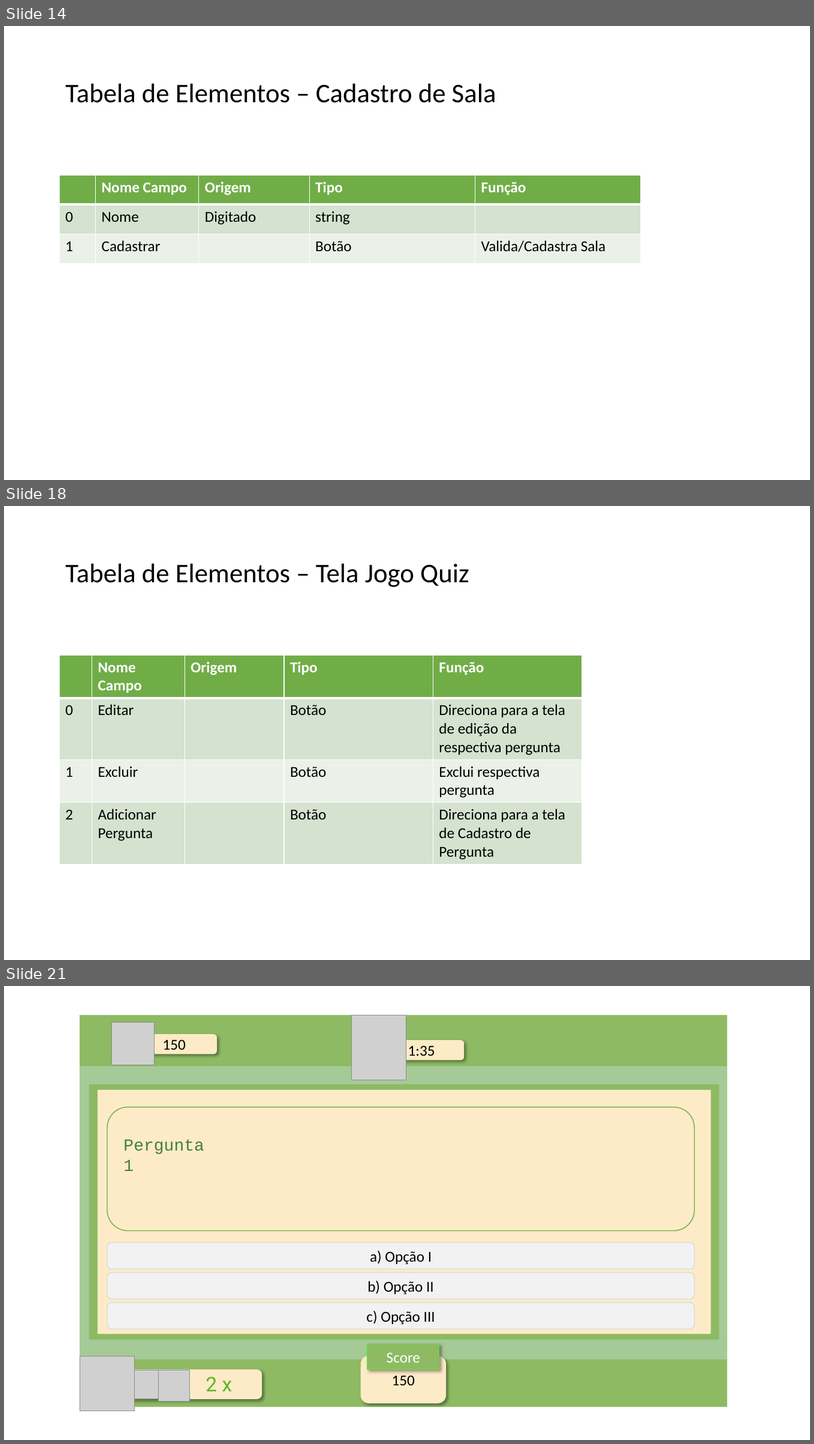
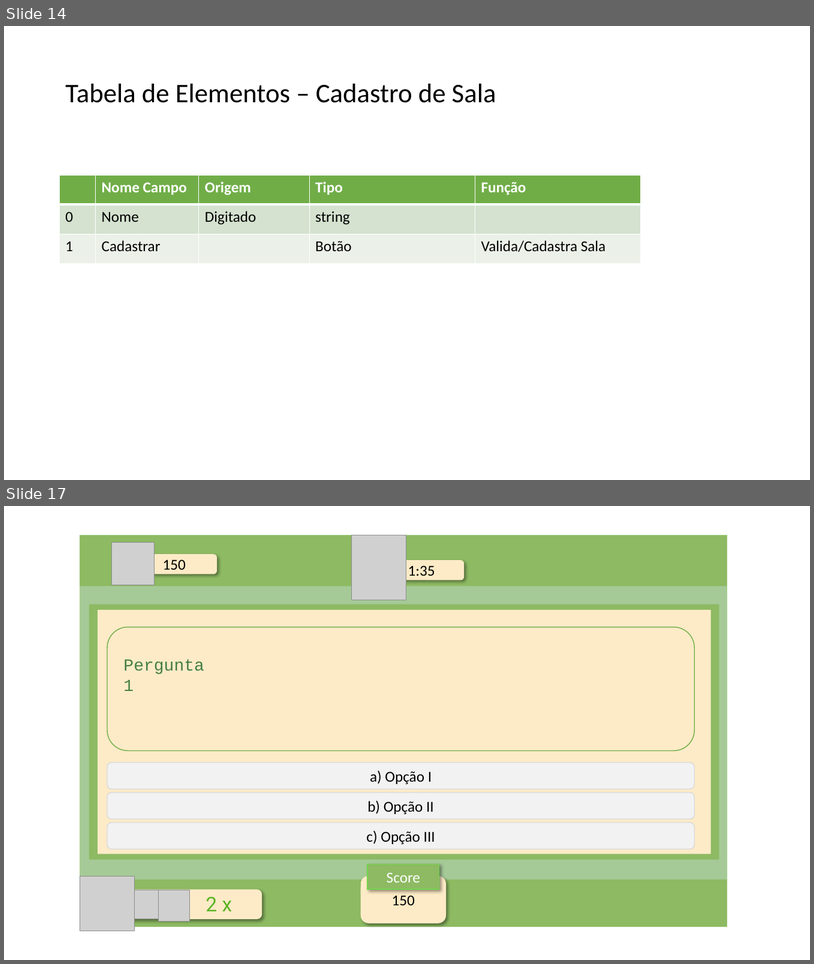
Before and after one commit to NathanReis/FTT-Recicla, a slide deck: DocumentacaoProjeto/Protótipo_Visual.pptx. Shown one above the other, each under a label of ours: slides 14, 18 and 21 before the commit, slides 14 and 17 after it; the slides between them are not shown. The pictures are 814x1444 and 814x964 pixels, drawn with LibreOffice and Linux fonts; fonts in the diff are those of the drawing; grey boxes stand for pictures. Boxes give left, top, right and bottom in pixels: in the first picture for what was removed or moved away, otherwise in the second. Text is boxed around its words. In the diff, an @@ line names an element or a change of style, - is before the commit and + after.

```diff
--- a/DocumentacaoProjeto/Protótipo_Visual.pptx
+++ b/DocumentacaoProjeto/Protótipo_Visual.pptx
@@ slide 18 removed at box(4, 506, 810, 960), background #FFFFFF @@
@@ title removed at box(65, 564, 470, 587) @@
-Tabela de Elementos – Tela Jogo Quiz
@@ table removed at box(60, 655, 582, 862), 4 rows, 5 columns @@
- | Nome Campo | Origem | Tipo | Função
-0 | Editar |  | Botão | Direciona para a tela de edição da respectiva pergunta
-1 | Excluir |  | Botão | Exclui respectiva pergunta
-2 | Adicionar Pergunta |  | Botão | Direciona para a tela de Cadastro de Pergunta
@@ what was slide 21 is now slide 17 @@
```
Also in this commit, not shown: 11 slides changed, 3 other slides removed.
